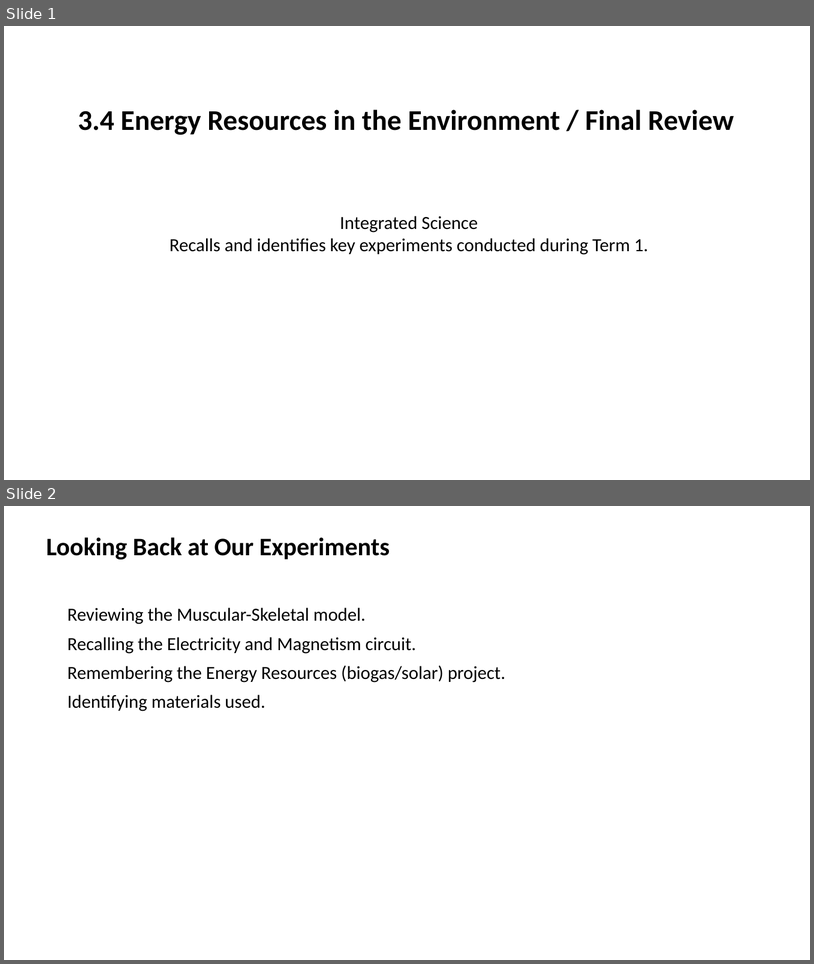
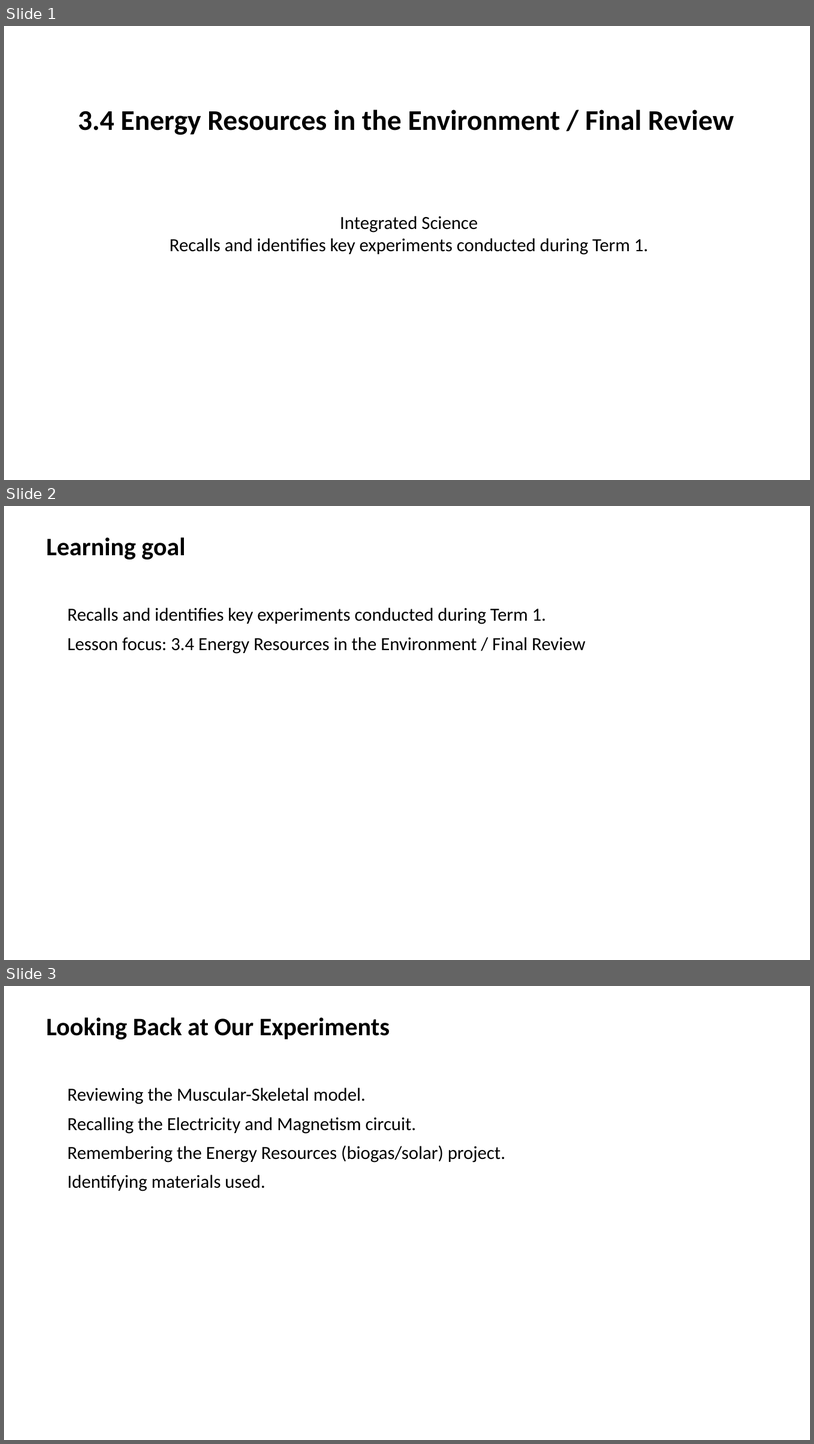
Before and after one commit to yousunjung84-edu/uganda-p7-mvp-20260629, a slide deck: uganda-p7-mvp/p7_t1_integrated_science_1205/p7_t1_integrated_science_1205.pptx. Shown one above the other, each under a label of ours: slides 1 and 2 before the commit, slides 1, 2 and 3 after it. The pictures are 814x964 and 814x1444 pixels, drawn with LibreOffice and Linux fonts; fonts in the diff are those of the drawing. Boxes give left, top, right and bottom in pixels: in the first picture for what was removed or moved away, otherwise in the second. Text is boxed around its words. In the diff, an @@ line names an element or a change of style, - is before the commit and + after.

```diff
--- a/uganda-p7-mvp/p7_t1_integrated_science_1205/p7_t1_integrated_science_1205.pptx
+++ b/uganda-p7-mvp/p7_t1_integrated_science_1205/p7_t1_integrated_science_1205.pptx
@@ slide 2 added at (4, 506, 810, 960), background #FFFFFF @@
@@ text added at (46, 537, 185, 559), 30 pt, text #000000, bold @@
+Learning goal
@@ text added at (68, 607, 585, 654), 22 pt, text #000000 @@
+Recalls and identifies key experiments conducted during Term 1.
+Lesson focus: 3.4 Energy Resources in the Environment / Final Review
@@ what was slide 2 is now slide 3 @@
```
Also in this commit, not shown: 1 other slide added, 43 other files.
